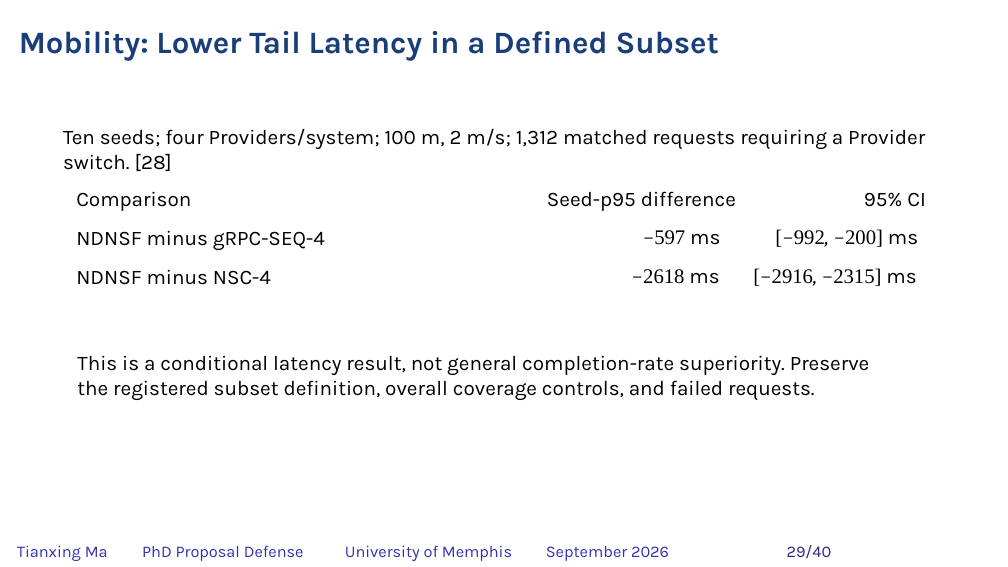
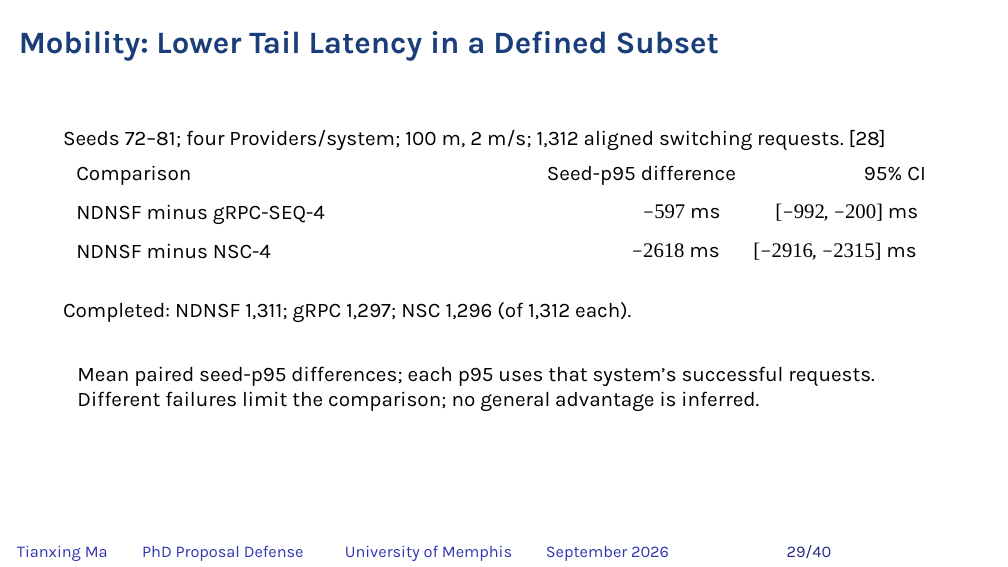
Before and after one commit to matianxing1992/NDN_Service_Framework, a slide deck: slide 29 of docs/PAPER/proposal-defense/slides/NDNSF_proposal_hybrid_editable.pptx. Drawn at 1008x567 pixels with LibreOffice and Linux fonts; fonts in the diff are those of the drawing; background and template pictures are left out. Boxes give left, top, right and bottom in pixels: in the first picture for what was removed or moved away, otherwise in the second. Text is boxed around its words. In the diff, an @@ line names an element or a change of style, - is before the commit and + after.

```diff
--- a/docs/PAPER/proposal-defense/slides/NDNSF_proposal_hybrid_editable.pptx
+++ b/docs/PAPER/proposal-defense/slides/NDNSF_proposal_hybrid_editable.pptx
@@ text at bbox=[63, 130, 886, 150]: text changed @@
-Ten seeds; four Providers/system; 100 m, 2 m/s; 1,312 matched requests requiring a Provider switch. [28]
+Seeds 72–81; four Providers/system; 100 m, 2 m/s; 1,312 aligned switching requests. [28]
@@ 9 texts: place and size @@
-9 texts at bbox=[76, 191, 925, 286]
+9 texts at bbox=[76, 165, 925, 260]
@@ text added at bbox=[63, 302, 631, 322], 23.7 pt, text #000000 @@
+Completed: NDNSF 1,311; gRPC 1,297; NSC 1,296 (of 1,312 each).
@@ text removed at bbox=[77, 355, 870, 400] @@
-This is a conditional latency result, not general completion-rate superiority. Preserve the registered subset definition, overall coverage controls, and failed requests.
@@ text added at bbox=[77, 366, 875, 411], 23.7 pt, text #000000 @@
+Mean paired seed-p95 differences; each p95 uses that system’s successful requests. Different failures limit the comparison; no general advantage is inferred.
```
Also in this commit, not shown: 18 other slides changed, 1 slide added, 1 slide removed, 28 other files.
